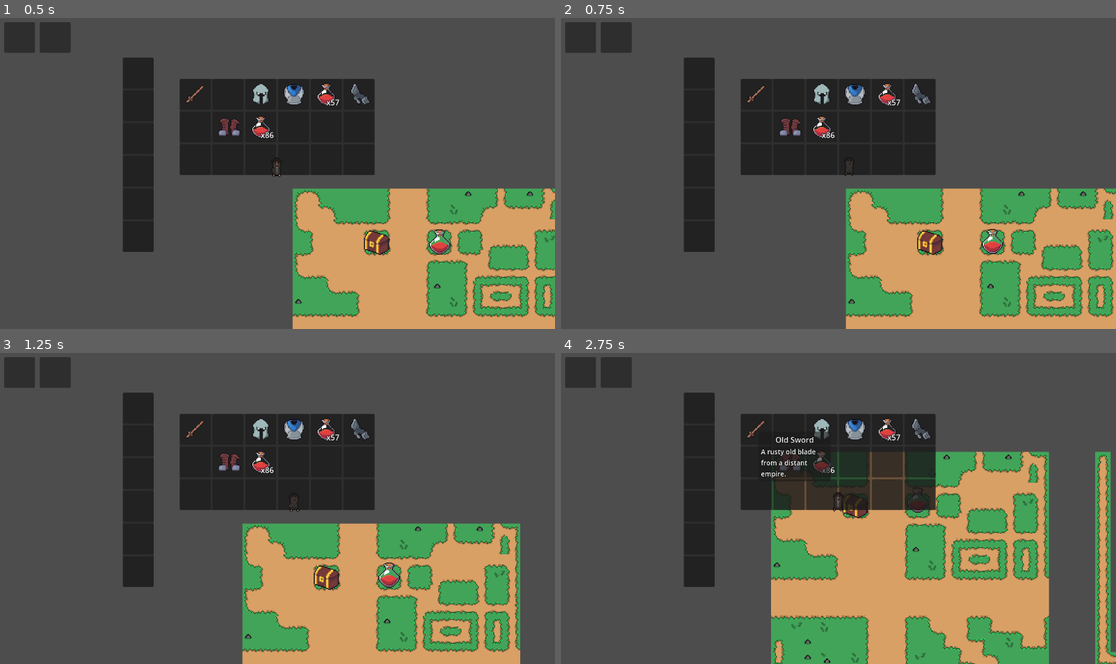
Above: before the commit, frames 1-4 (two rows, left to right).
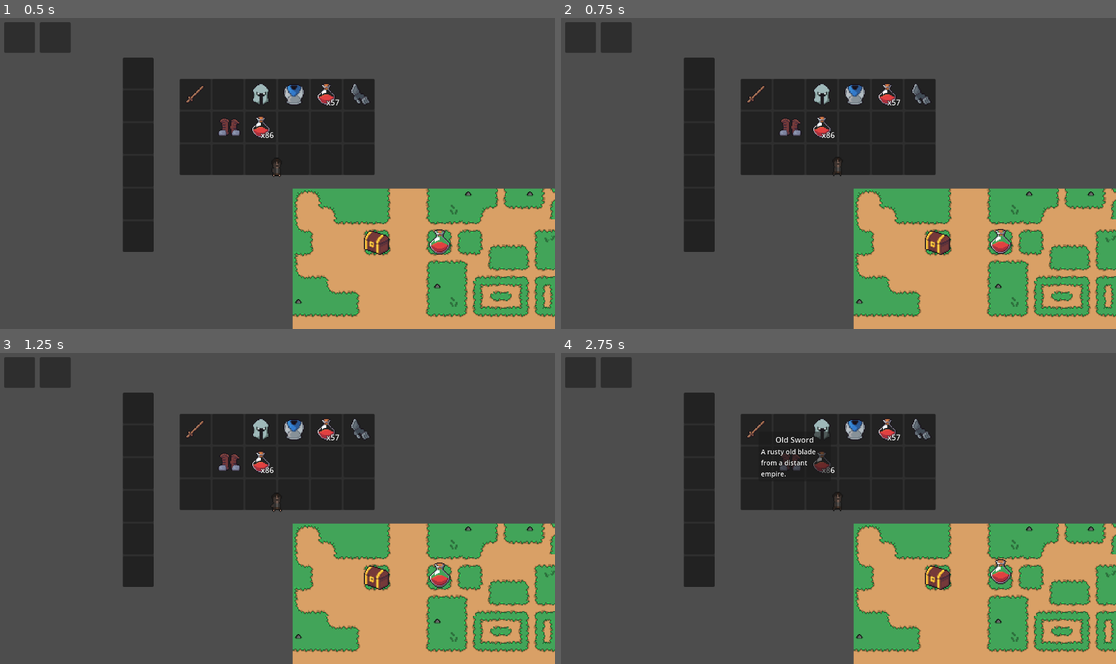
Above: after the commit, the same moments.

Repository: Lazy-Lizard-Games/Dungeons-Dooses
Game: Godot game, scene res://scenes/main.tscn
Same seed, same stepped clock (60 frames per second), same inputs: the game is played once before the commit and once after it.
Inputs (mouse positions are in pixels of both pictures, inside the frame that each line leads up to):
- Up to frame 1 (0.5 s): no input
- Up to frame 2 (0.75 s): tap Enter at 0.5 s; hold D (move_right) from 0.53 s (still down); click (838, 173) at 0.6 s
- Up to frame 3 (1.25 s): keep holding D (move_right); tap Mouse wheel down (scroll_down) at 0.8 s
- Up to frame 4 (2.75 s): move the mouse to (755, 430) at 1.27 s; release D (move_right) at 1.28 s; hold S (move_down) 1.28-2.03 s; tap Mouse wheel down (scroll_down) at 1.35 s; click (755, 430) at 1.42 s; tap Mouse wheel up (scroll_up) at 1.55, 2.1 s; hold D (move_right) from 2.03 s (still down); click (755, 430) at 2.17 s; tap X (holster, bound only after the commit) at 2.3 s

Frame 1 is identical in both runs. In frame 2, 7.0% of the frame differs, in the area x 48-100%, y 44-100%; in frame 3, 18%; in frame 4, 27%, in the area x 37-100%, y 31-100%.
Error after the commit: Invalid type in function 'set_stat' in base 'CharacterBody2D (player_controller.gd)'. Cannot convert argument 2 from Nil to int. (res://scripts/class/character…

Commit message:
Rework weapon equipment
Small changes to how weapons are equipped on the character, with weapons able to go from hand to holster easily.

Diff:
--- a/project.godot
+++ b/project.godot
@@ -70,6 +70,11 @@
 "events": [Object(InputEventMouseButton,"resource_local_to_scene":false,"resource_name":"","device":-1,"window_id":0,"a …(253 unchanged characters)…
 ]
 }
+holster={
+"deadzone": 0.5,
+"events": [Object(InputEventKey,"resource_local_to_scene":false,"resource_name":"","device":-1,"window_id":0,"alt_pressed":false,"shift_pressed":false,"ctrl_pressed":false,"meta_pressed":false,"pressed":false,"keycode":0,"physical_keycode":88,"key_label":0,"unicode":120,"echo":false,"script":null)
+]
+}
 
 [rendering]
 
--- a/scenes/player.tscn
+++ b/scenes/player.tscn
@@ -54,6 +54,18 @@
 motion_mode = 1
 floor_stop_on_slope = false
 script = ExtResource("1_dxhpx")
+reach = null
+base_health = null
+base_health_mult = null
+base_speed = null
+base_speed_mult = null
+base_defence = null
+base_defence_mult = null
+base_crit_chance = null
+base_crit_mult = null
+base_attack_mult = null
+base_damage_mults = null
+base_damage_resists = null
 
 [node name="Back" type="Node2D" parent="."]
 
--- a/scripts/player/player_controller.gd
+++ b/scripts/player/player_controller.gd
@@ -15,18 +15,22 @@
 @onready var interact_label: Label = $UI/Interactions/InteractLabel
 @onready var interact_hover: TextureRect = $UI/Interactions/InteractHover
 @onready var animated_sprite: AnimatedSprite2D = $AnimatedSprite
-@onready var holster_a = $Back/HolsterA
-@onready var holster_b = $Back/HolsterB
+@onready var holster_a: Node2D = $Back/HolsterA
+@onready var holster_b: Node2D = $Back/HolsterB
 
 signal toggle_inventory
 signal swap_weapon(index: int)
 
-var armours: Array[ArmourData] = []
-var weapons: Array[WeaponData] = [null, null, null]
+var worn_armours: Array[ArmourData] = []
+var worn_weapons: Array[WeaponData] = [null, null, null]
+var holsters: Array[Node2D]
 var held_index = 0
+var old_index = 0
+var holstered = false
 var speed = get_stat("speed") * get_stat("speed_mult")
 
 func init_setup() -> void:
+	holsters = [holster_a, holster_b]
 	equipment_data.inventory_updated.connect(on_equipment_updated)
 
 func _unhandled_input(event: InputEvent) -> void:
@@ -43,18 +47,31 @@
 				interactable.player_interact()
 
 	if Input.is_action_just_pressed("primary"):
-		if weapons[held_index]:
-			weapons[held_index].primary()
+		if worn_weapons[held_index]:
+			worn_weapons[held_index].primary()
+		else:
+			print("Punch!")
 
 	if Input.is_action_just_pressed("secondary"):
-		if weapons[held_index]:
-			weapons[held_index].secondary()
+		if worn_weapons[held_index]:
+			worn_weapons[held_index].secondary()
+		else:
+			print("Super Punch!")
 
 	if Input.is_action_just_pressed("scroll_up"):
-		swap_held_weapon(-1)
+		swap_held_weapon(held_index-1)
 
 	if Input.is_action_just_pressed("scroll_down"):
-		swap_held_weapon(1)
+		swap_held_weapon(held_index+1)
+
+	if Input.is_action_just_pressed("holster"):
+		holstered = not holstered
+		if holstered:
+			#holster_weapon(old_index)
+			old_index = held_index
+			swap_held_weapon(2)
+		else:
+			swap_held_weapon(old_index)
 
 func _physics_process(delta) -> void:
 	# Update interract area
@@ -98,15 +115,15 @@
 	print("||------------------------------||")
 	for stat in stats:
 		print("%s: %s" % [stat, stats[stat]])
-	print("Weapon A: %s" % weapons[0].name if weapons[0] else "Weapon A: ...")
-	print("Weapon B: %s" % weapons[1].name if weapons[1] else "Weapon B: ...")
+	print("Weapon A: %s" % worn_weapons[0].name if worn_weapons[0] else "Weapon A: ...")
+	print("Weapon B: %s" % worn_weapons[1].name if worn_weapons[1] else "Weapon B: ...")
 
-func equip_armours(equipment: Array[SlotData]) -> void:
-	for item in equipment:
-		if item:
-			equip(item.item_data)
+func equip_armours(armours: Array[SlotData]) -> void:
+	for armour in armours:
+		if armour:
+			equip_armour(armour.item_data)
 
-func equip(armour: ArmourData) -> void:
+func equip_armour(armour: ArmourData) -> void:
 	mod_stat("defence", armour.defence)
 	for sm in armour.stat_modifiers:
 		mod_stat(sm.get_stat(), sm.get_value())
@@ -115,23 +132,21 @@
 	for rm in armour.resist_modifiers:
 		mod_damage_resist(rm.get_stat(), rm.get_value())
 
-func equip_weapons(equipment: Array[SlotData]) -> void:
-	weapons[0] = null
-	for child in holster_a.get_children():
-		holster_a.remove_child(child)
-	if equipment[0]:
-		weapons[0] = equipment[0].item_data
-		holster_a.add_child(Globals.create_weapon(weapons[0]))
-	weapons[1] = null
-	for child in holster_b.get_children():
-		holster_b.remove_child(child)
-	if equipment[1]:
-		weapons[1] = equipment[1].item_data
-		holster_b.add_child(Globals.create_weapon(weapons[1]))
+func equip_weapons(weapons: Array[SlotData]) -> void:
+	for i in weapons.size():
+		equip_weapon(i, holsters[i], weapons[i])
 
-func swap_held_weapon(offset: int) -> void:
-	held_index = held_index+offset
+func equip_weapon(index: int, holster: Node2D, weapon: SlotData) -> void:
+	worn_weapons[index] = null
+	for child in holster.get_children():
+		holster.remove_child(child)
+	if weapon:
+		worn_weapons[index] = weapon.item_data
+		holster.add_child(Globals.create_weapon(weapon.item_data))
+
+func swap_held_weapon(index: int) -> void:
+	held_index = index
 	if held_index < 0:
-		held_index = 2
-	held_index = held_index%3
+		held_index = 1
+	held_index = held_index%2
 	swap_weapon.emit(held_index)
